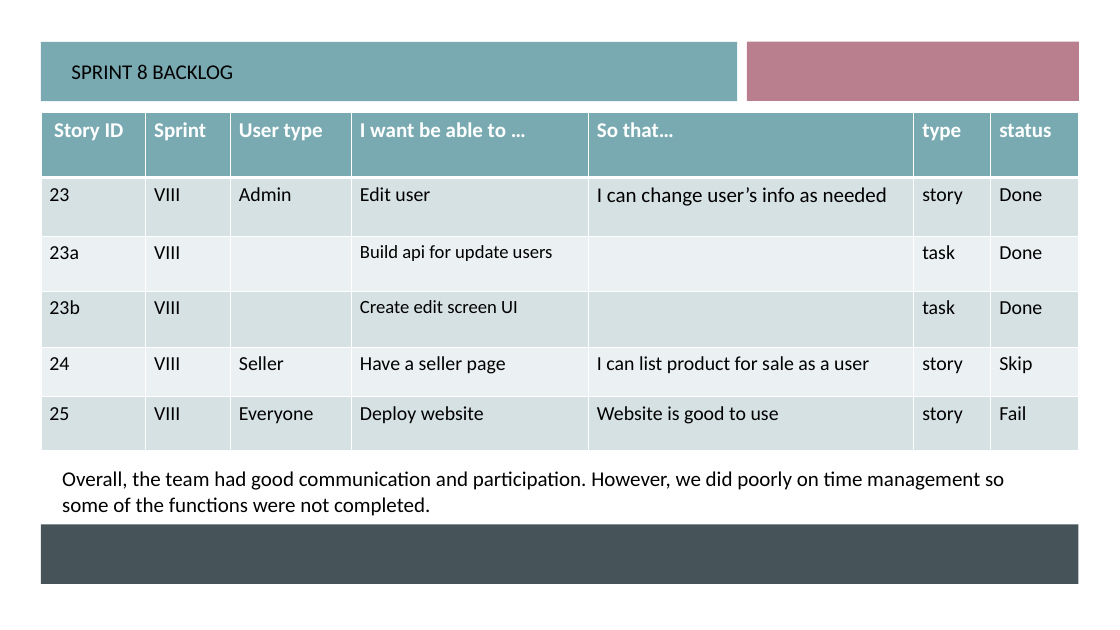
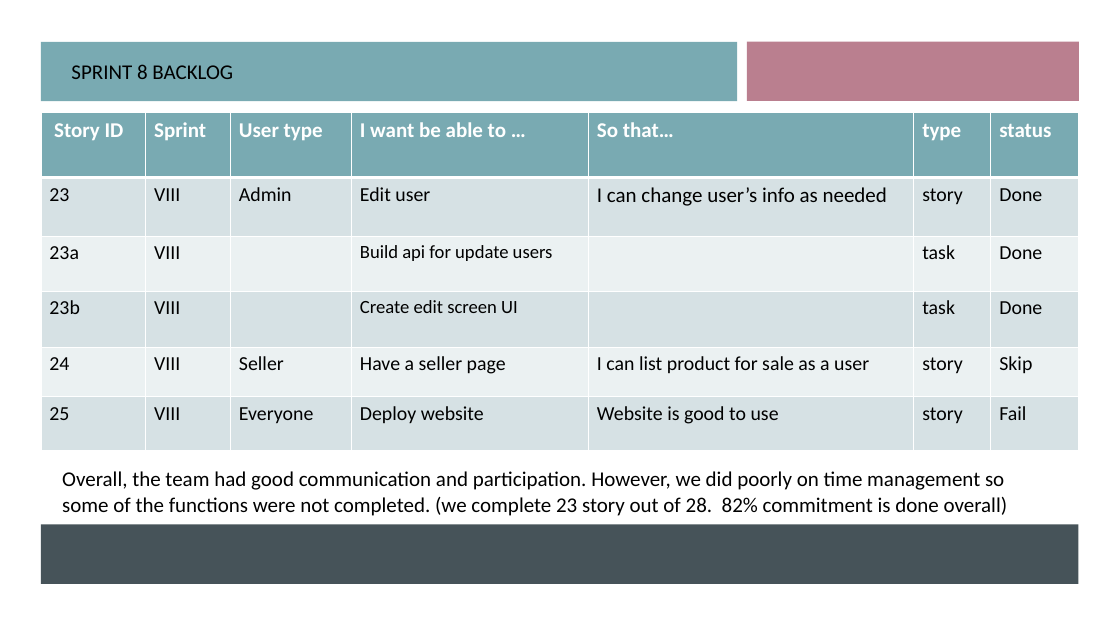
Before and after one commit to Xu12345-sophie/CS691TeamDice, a slide deck: slide 18 of Deliverable8/PCBuilder Web Application Sprint 8.pptx. Drawn at 1120x630 pixels with LibreOffice and Linux fonts; fonts in the diff are those of the drawing. Boxes give left, top, right and bottom in pixels: in the first picture for what was removed or moved away, otherwise in the second. Text is boxed around its words. In the diff, an @@ line names an element or a change of style, - is before the commit and + after.

```diff
--- a/Deliverable8/PCBuilder Web Application Sprint 8.pptx
+++ b/Deliverable8/PCBuilder Web Application Sprint 8.pptx
@@ table at bbox=[54, 462, 1063, 521] @@
-row 1, column 1: Overall, the team had good communication and participation. However, we did poorly on time management so some of the functions were not completed.
+row 1, column 1: Overall, the team had good communication and participation. However, we did poorly on time management so some of the functions were not completed. (we complete 23 story out of 28. 82% commitment is done overall)
```
Also in this commit, not shown: 6 other slides changed, 1 other file.
